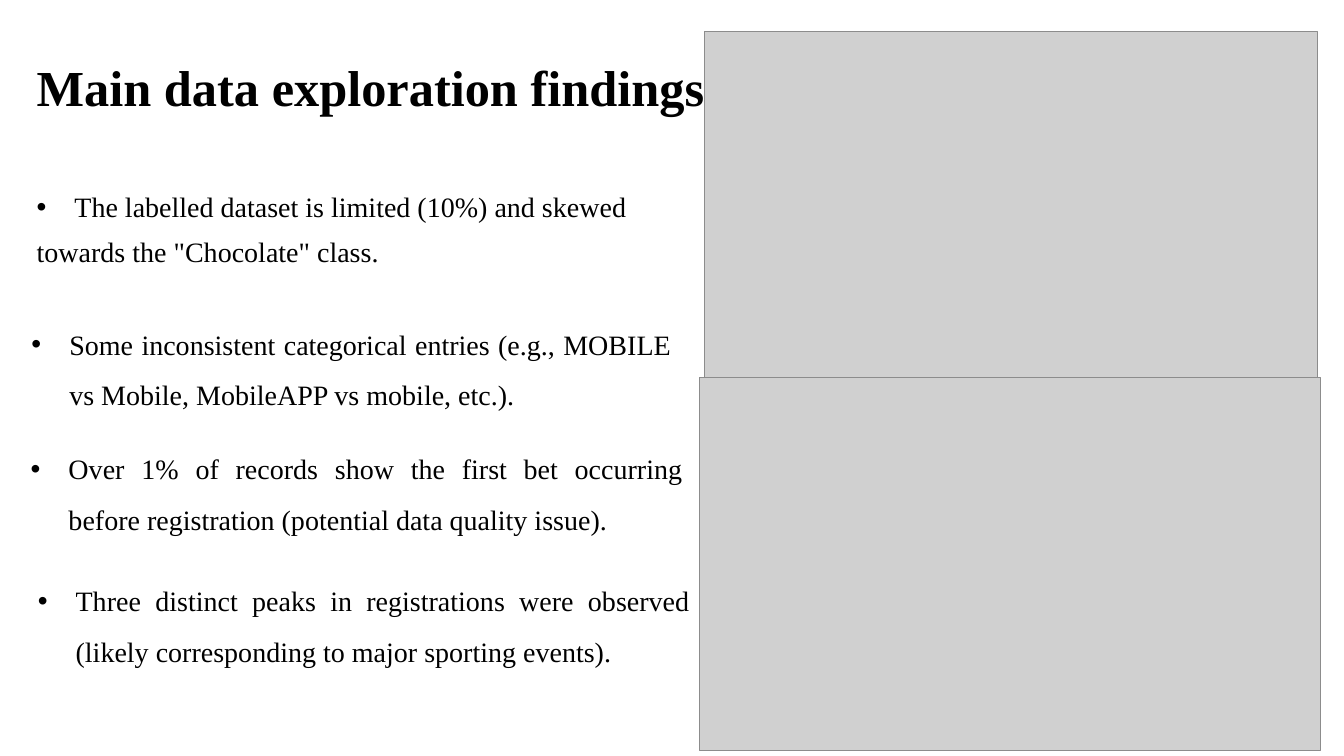
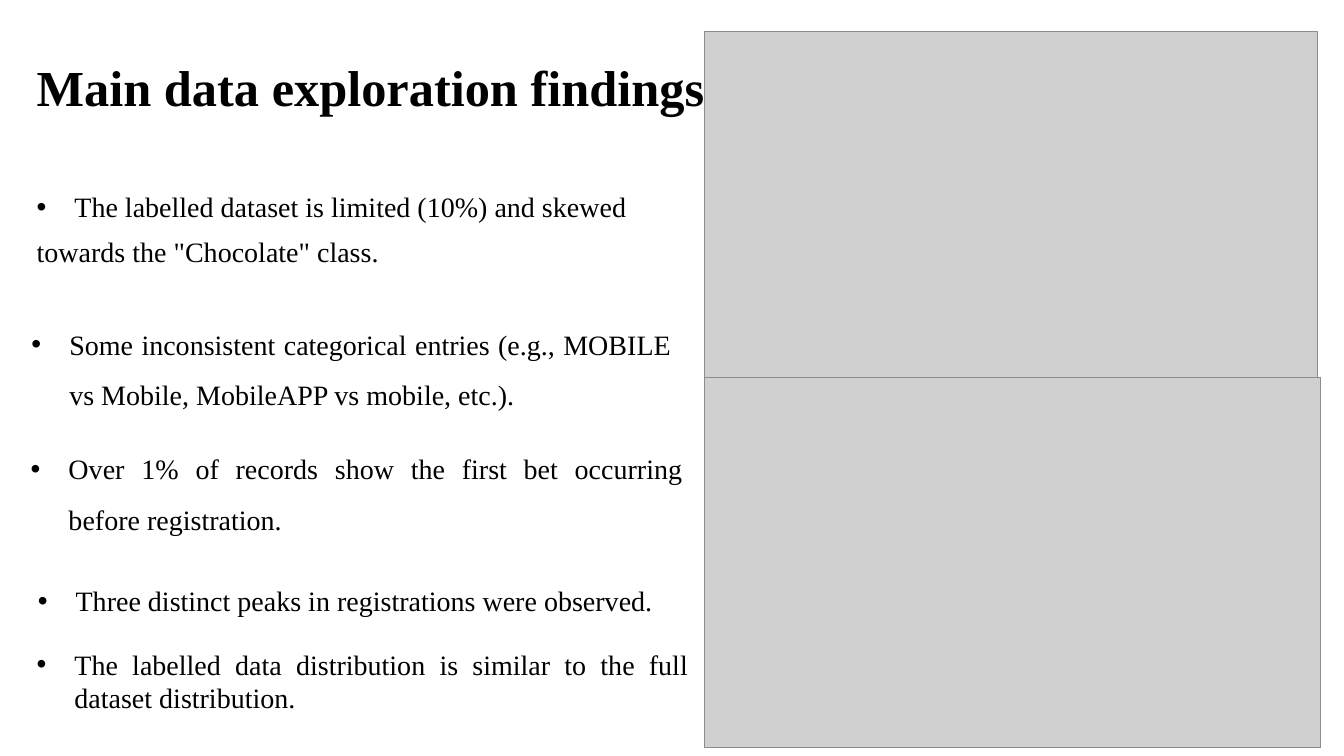
Before and after one commit to mariia080693/sports-betting-semi-supervised-xgb, a slide deck: slide 3 of Slides.pptx. Drawn at 1344x756 pixels with LibreOffice and Linux fonts; fonts in the diff are those of the drawing; grey boxes stand for pictures. Boxes give left, top, right and bottom in pixels: in the first picture for what was removed or moved away, otherwise in the second. Text is boxed around its words. In the diff, an @@ line names an element or a change of style, - is before the commit and + after.

Commit message:
Update histogram plots for DaysReg: normalize unlabeled data and adjust labels

```diff
--- a/Slides.pptx
+++ b/Slides.pptx
@@ picture: place and size @@
-picture at (700,378,1321,750)
+picture at (705,378,1321,748)
@@ text at (68,459,682,535): text changed @@
-• Over 1% of records show the first bet occurring before registration (potential data quality issue).
+• Over 1% of records show the first bet occurring before registration.
@@ text at (76,591,652,617): text changed @@
-• Three distinct peaks in registrations were observed (likely corresponding to major sporting events).
+• Three distinct peaks in registrations were observed.
@@ text added at (74,655,688,709), 20 pt, text #000000 @@
+• The labelled data distribution is similar to the full dataset distribution.
```
Also in this commit, not shown: 6 other slides changed, 1 other file.
